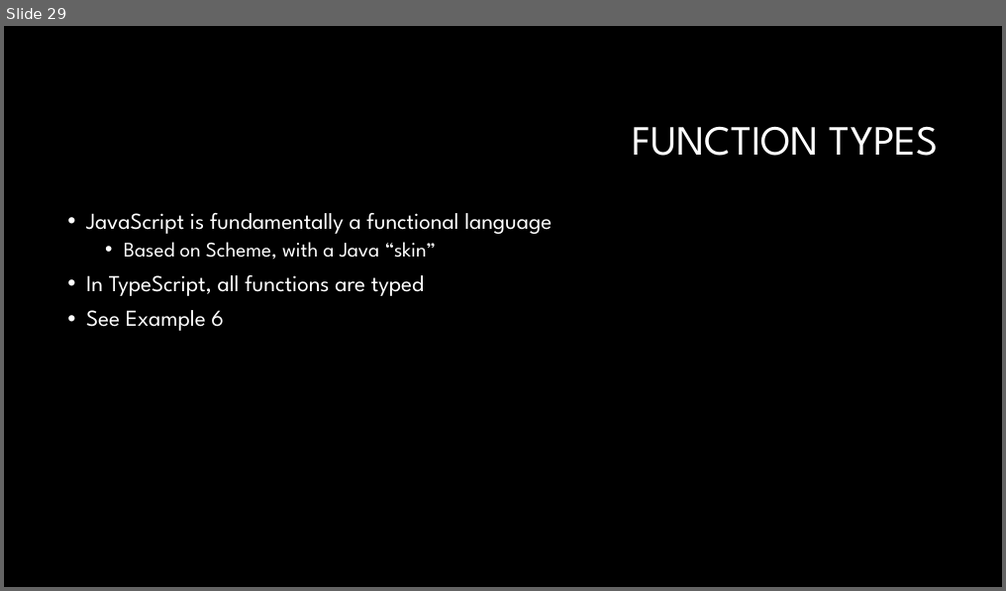
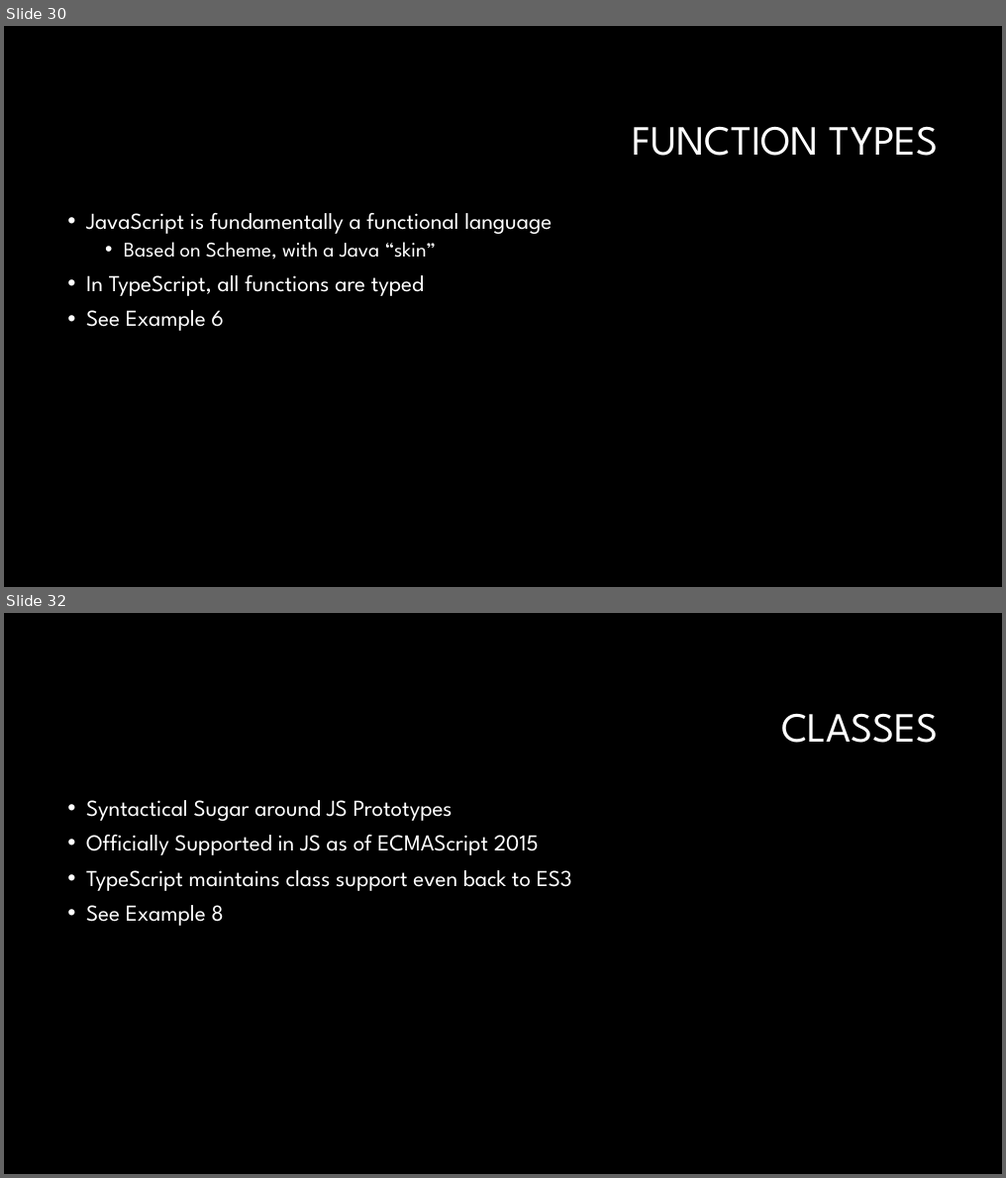
Before and after one commit to RonPenton/intro-to-typescript, a slide deck: Web development with Typescript.pptx. Shown one above the other, each under a label of ours: slide 29 before the commit, slides 30 and 32 after it; the slides between them are not shown. The pictures are 1006x591 and 1006x1178 pixels, drawn with LibreOffice and Linux fonts; fonts in the diff are those of the drawing; background and template pictures are left out. Boxes give left, top, right and bottom in pixels: in the first picture for what was removed or moved away, otherwise in the second. Text is boxed around its words. In the diff, an @@ line names an element or a change of style, - is before the commit and + after.

```diff
--- a/Web development with Typescript.pptx
+++ b/Web development with Typescript.pptx
@@ slide 32 added at [4,613,1002,1174], background #000000 @@
@@ title added at [781,713,938,743], 40 pt, text #FFFFFF @@
+CLASSES
@@ text added at [86,800,572,926], 22 pt, text #FFFFFF @@
+• Syntactical Sugar around JS Prototypes
+• Officially Supported in JS as of ECMAScript 2015
+• TypeScript maintains class support even back to ES3
+• See Example 8
@@ what was slide 29 is now slide 30 @@
```
Also in this commit, not shown: 6 other slides added, 21 other files.
